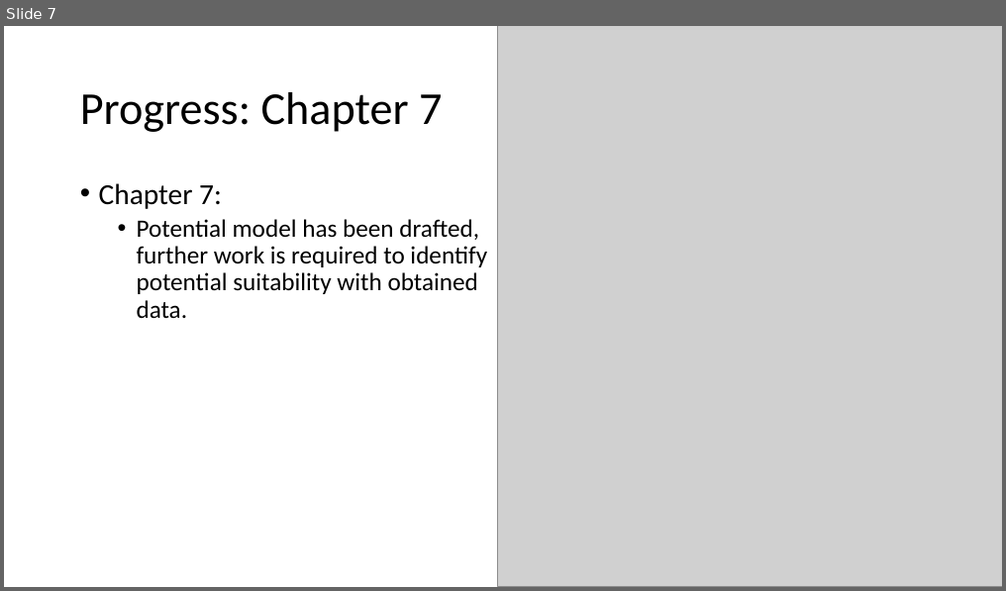
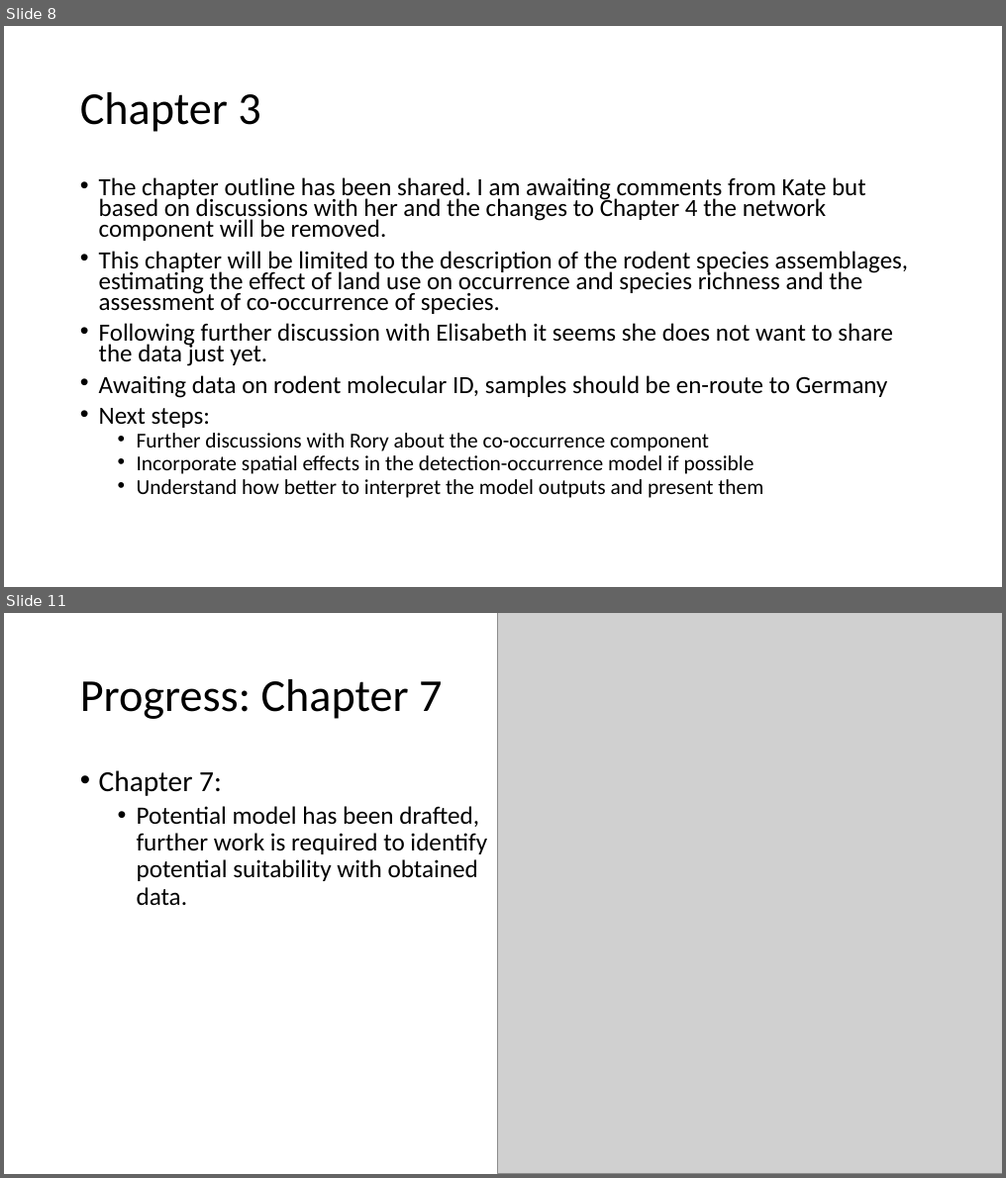
Before and after one commit to DidDrog11/phd_project, a slide deck: reports/supervisor_meeting_update/meeting_presentation_2022-10-27.pptx. Shown one above the other, each under a label of ours: slide 7 before the commit, slides 8 and 11 after it; the slides between them are not shown. The pictures are 1006x591 and 1006x1178 pixels, drawn with LibreOffice and Linux fonts; fonts in the diff are those of the drawing; grey boxes stand for pictures. Boxes give left, top, right and bottom in pixels: in the first picture for what was removed or moved away, otherwise in the second. Text is boxed around its words. In the diff, an @@ line names an element or a change of style, - is before the commit and + after.

```diff
--- a/reports/supervisor_meeting_update/meeting_presentation_2022-10-27.pptx
+++ b/reports/supervisor_meeting_update/meeting_presentation_2022-10-27.pptx
@@ slide 8 added at <box>4,26,1002,587</box>, background #FFFFFF @@
@@ title added at <box>80,92,260,132</box>, 44 pt, text #000000 @@
+Chapter 3
@@ text added at <box>99,177,909,498</box>, 23.8 pt, text #000000 @@
+• The chapter outline has been shared. I am awaiting comments from Kate but based on discussions with her and the changes to Chapter 4 the network component will be removed.
+• This chapter will be limited to the description of the rodent species assemblages, estimating the effect of land use on occurrence and species richness and the assessment of co-occurrence of species.
+• Following further discussion with Elisabeth it seems she does not want to share the data just yet.
+• Awaiting data on rodent molecular ID, samples should be en-route to Germany
+• Next steps:
+  • Further discussions with Rory about the co-occurrence component
+  • Incorporate spatial effects in the detection-occurrence model if possible
+  • Understand how better to interpret the model outputs and present them
@@ what was slide 7 is now slide 11 @@
```
Also in this commit, not shown: 5 slides changed, 4 other slides added, 2 slides removed, 1 other file.
